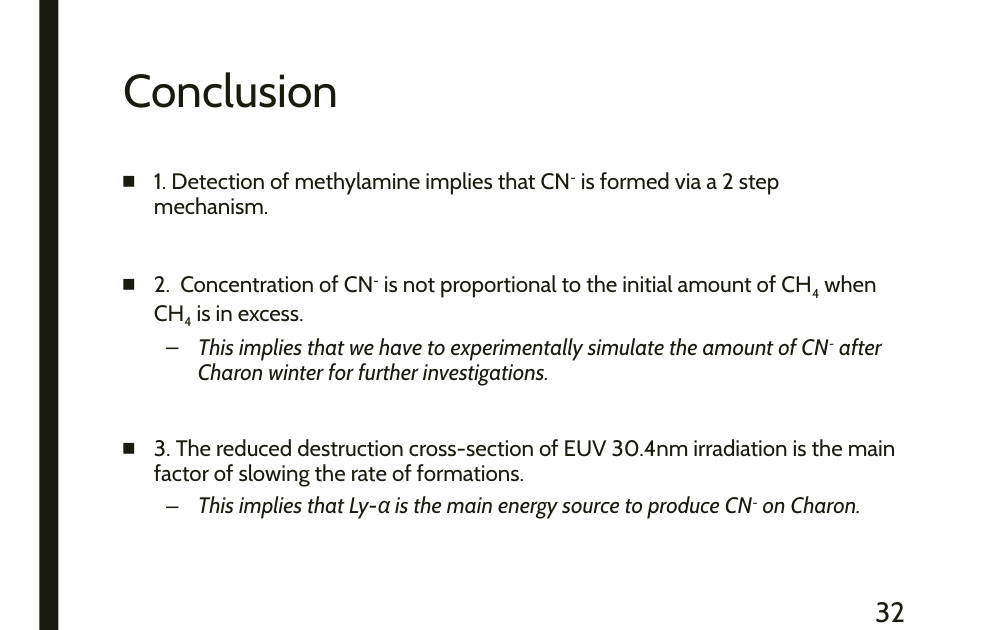
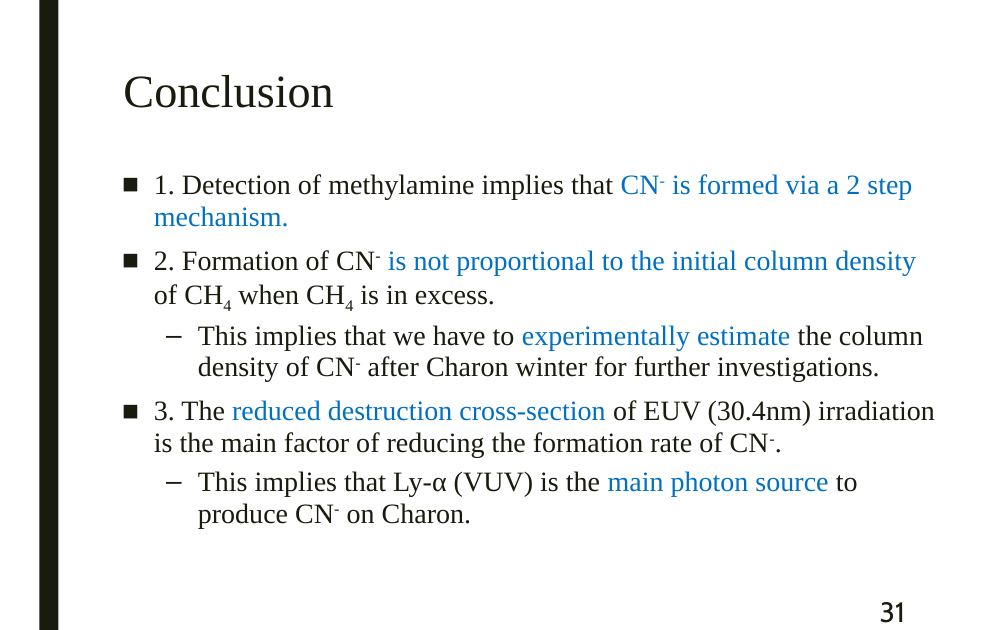
Before and after one commit to samuello1228/lily, a slide deck: slide 31 of doc/VUV and EUV irradiation of CH4 + NH3.pptx (slide 32 before the commit). Drawn at 1008x630 pixels with LibreOffice and Linux fonts; fonts in the diff are those of the drawing. Boxes give left, top, right and bottom in pixels: in the first picture for what was removed or moved away, otherwise in the second. Text is boxed around its words. In the diff, an @@ line names an element or a change of style, - is before the commit and + after.

```diff
--- a/doc/VUV and EUV irradiation of CH4 + NH3.pptx
+++ b/doc/VUV and EUV irradiation of CH4 + NH3.pptx
@@ title "Conclusion" at bbox=[123, 75, 333, 108]: font Cabin to Times New Roman @@
@@ text at bbox=[154, 174, 912, 227]: size 16 to 20 pt, font Cabin to Times New Roman in "1. Detection of methylamine implies that CN- ..."; text colour #191B0E to #0070C0 in "CN- is formed via a 2 step ..." @@
@@ text at bbox=[154, 250, 935, 528]: text changed; size 16 to 20 pt; font Cabin to Times New Roman @@
-■ 2. Concentration of CN- is not proportional to the initial amount of CH4 when CH4 is in excess.
-  – This implies that we have to experimentally simulate the amount of CN- after Charon winter for further investigations.
-■ 3. The reduced destruction cross-section of EUV 30.4nm irradiation is the main factor of slowing the rate of formations.
-  – This implies that Ly-α is the main energy source to produce CN- on Charon.
+■ 2. Formation of CN- is not proportional to the initial column density of CH4 when CH4 is in excess.
+  – This implies that we have to experimentally estimate the column density of CN- after Charon winter for further investigations.
+■ 3. The reduced destruction cross-section of EUV (30.4nm) irradiation is the main factor of reducing the formation rate of CN-.
+  – This implies that Ly-α (VUV) is the main photon source to produce CN- on Charon.
@@ page number at bbox=[880, 602, 905, 623]: text changed @@
-32
+31
```
Also in this commit, not shown: 30 other slides changed, 2 slides added, 5 slides removed, 1 other file.
